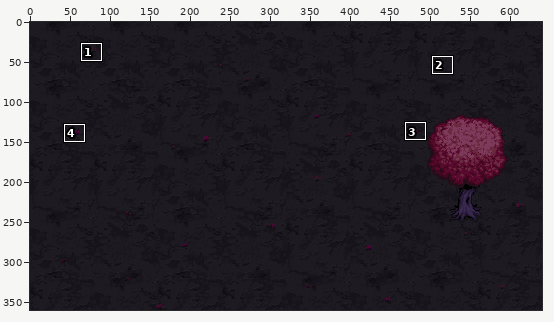
One commit to this pixel-art file: Assets/_Sprites/Environment/Background2.ase. Above, an overview of the earlier version with the close-up marked.
Close-up. As it was:
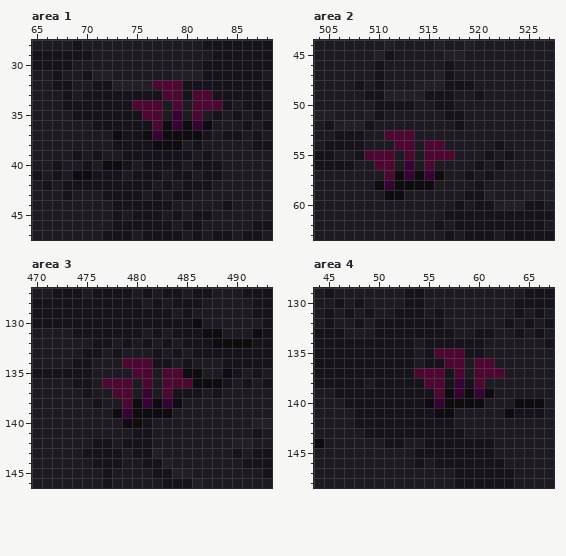
640x360 pixels, 1 frame. Shown: area 1: x 65..88, y 28..47; area 2: x 504..527, y 44..63; area 3: x 470..493, y 127..146; area 4: x 44..67, y 129..148. The commit also changed other parts of the picture, which this record leaves out.
The same view after the edit:
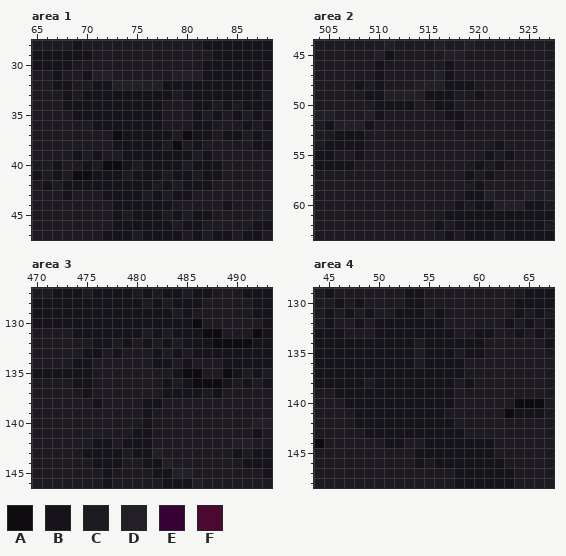
Palette (. is transparent): A #0f0c10  B #16141a  C #1d1a21  D #231f26  E #360334  F #4c0830
Diff:
layer "Plants" now hidden
--- area 1
@@ x 73..85 @@
 31 CCCCCCDDDBBBB
-32 DDDDFFFBBBBBB
-33 BBBBBFFBFFBBB
-34 BBFFFCFCFFFBC
-35 BBBFFCECFCBCB
-36 BBBBFAEAEACCC
-37 ABBAEAAAABCBB
-38 BBBBAAACBCCCC
+32 DDDDDBBBBBBBB
+33 BBBBBBCBBBBBB
+34 BBBBBCCCBBCBC
+35 BBBBBCCCBCBCB
+36 BBBBBCCCBBCCC
+37 ABBBBBCABBCBB
+38 BBBBBCACBCCCC
 39 CBBBBBBBCBCCC
--- area 2
@@ x 507..519 @@
 52 DDBCCCCCCCCBC
-53 BBCCFFFCCCCCC
-54 BBCCCFFCFFCCC
-55 CBFFFCFCFFFCC
-56 BCCFFCECFCCCC
-57 CCCCFAEAEACCB
-58 CCCAEAAAACCCC
-59 CCCCAACCCCCCB
+53 BBCCCCCCCCCCC
+54 BBCCCCCCCCCCC
+55 CBCCCCCCCCCCC
+56 BCCCCCCCCCCCC
+57 CCCCCCCCCCCCB
+58 CCCCCCCCCCCCC
+59 CCCCCCCCCCCCB
 60 CCCCCCCCCCCBC
--- area 3
@@ x 475..487 @@
 133 BBCBCCCBCBCBB
-134 BCCCFFFBBCBCC
-135 BCCCCFFCFFAAC
-136 BCFFFCFCFFFAA
-137 BCCFFCECFBBBC
-138 CBCCFAEAEACCC
-139 CCCAEAAAACCCC
-140 CCCCAABCCCCCC
+134 BCCCCCCBBCBCC
+135 BCCCCCCCCBAAC
+136 BCCCCCCCBCBAA
+137 BCCCCCCCBBBBC
+138 CBCCCCBBCCCCC
+139 CCCCCCBCCCCCC
+140 CCCCCCBCCCCCC
 141 CCCCCBBCCCCCC
--- area 4
@@ x 52..64 @@
 134 BBCBBBBBBCCCC
-135 BBCBFFFBBCCCC
-136 BBCBBFFCFFCCC
-137 BBFFFBFCFFFCC
-138 BBBFFBEBFCCCC
-139 BBBBFAEAEACCC
-140 BBBAEAAAACCCA
-141 BBBBAACCCCCAB
+135 BBCBBBCBBCCCC
+136 BBCBBBBCCCCCC
+137 BBBBBBBCCCCCC
+138 BBBBBBCBCCCCC
+139 BBBBBBCCCCCCC
+140 BBBBBBCCCCCCA
+141 BBBBBCCCCCCAB
 142 BBBBBBCCCCCCC
Where, in picture pixels (left, top, right, bottom), the same in both close-ups:
changed: (132, 80, 222, 150)
changed: (364, 130, 454, 200)
changed: (102, 358, 192, 428)
changed: (414, 348, 504, 418)
